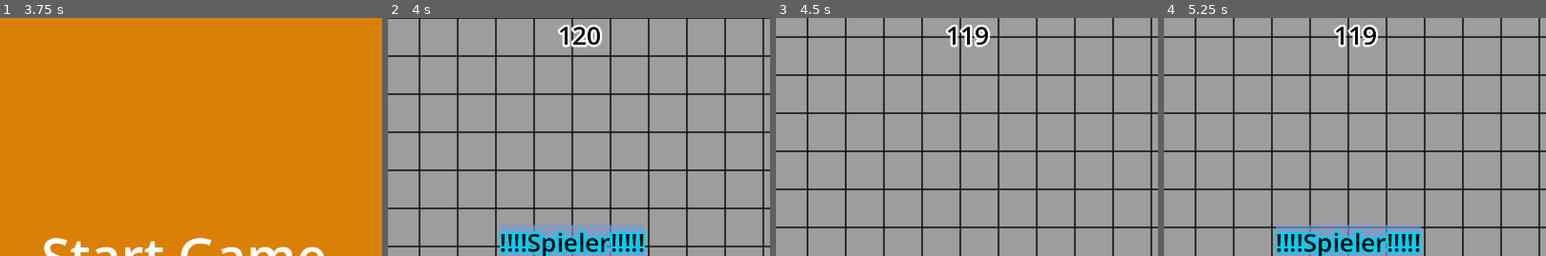
Above: before the commit, frames 1-4 (left to right).
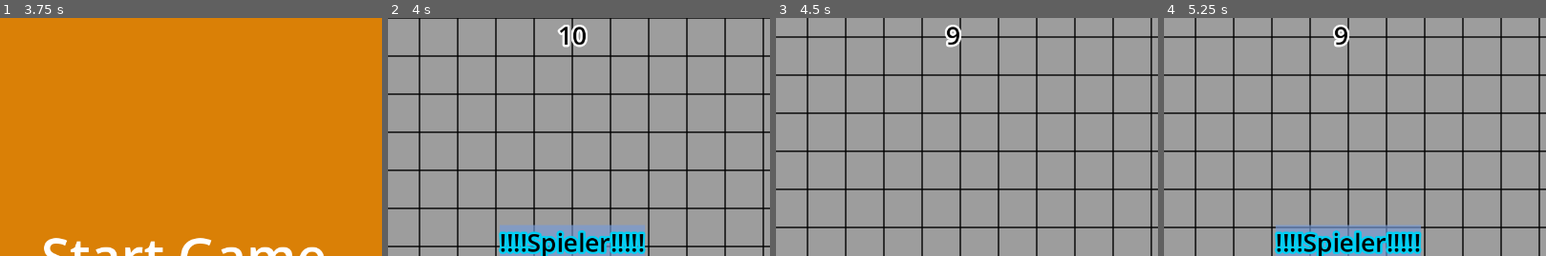
Above: after the commit, the same moments.

Repository: NIK-98/Paint_The_Ground
Game: Godot game, scene res://sceens/level.tscn
Same seed, same stepped clock (60 frames per second), same inputs: the game is played once before the commit and once after it. This scene is started directly instead of the project's main scene.
Inputs (mouse positions are % of the whole screen's width and height, from its top left):
- Up to frame 1 (3.75 s): click (50, 5) at 0.52 s; type "Alex" at 0.6 s; click "Start Game" at 1.25 s; click "Start Game" at 2 s; click "Bestätiegen" at 2.75 s; tap Enter at 3.5 s; move the mouse to (72, 45) at 3.52 s; hold D (right) from 3.53 s (still down); hold Tab (Info) from 3.53 s (still down); click (72, 45) at 3.67 s
- Up to frame 2 (4 s): keep holding D (right); keep holding Tab (Info)
- Up to frame 3 (4.5 s): tap Space at 4.25 s; move the mouse to (30, 55) at 4.27 s; release D (right) at 4.28 s; release Tab (Info) at 4.28 s; hold S (down) from 4.28 s (still down); tap Tab (Info) at 4.35 s
- Up to frame 4 (5.25 s): tap Enter at 5 s; move the mouse to (60, 28) at 5.02 s; release S (down) at 5.03 s; hold D (right) from 5.03 s (still down); hold Tab (Info) from 5.03 s (still down)
The pictures show only the part of the screen within x 26-76%, y 0-50%; the shares and areas given below are measured in that part.

Frame 1 is identical in both runs. In frame 2, 0.5% of the frame differs, in the area x 48-56%, y 2-13%; in frame 3, 0.8%, in the area x 44-56%, y 2-13%; in frame 4, 0.8%.

Commit message:
kleinerer bug mit fenster schließen behoben und ende funktion funktioniert bisher nur wen der server gewint

Diff:
--- a/sceens/level.tscn
+++ b/sceens/level.tscn
@@ -314,7 +314,7 @@
 text = "Warte auf Mitspieler..."
 
 [node name="Timer" type="Timer" parent="." groups=["timer"]]
-wait_time = 120.0
+wait_time = 10.0
 
 [node name="MultiplayerSynchronizer" type="MultiplayerSynchronizer" parent="."]
 replication_config = SubResource("SceneReplicationConfig_jatce")
--- a/scripts/level.gd
+++ b/scripts/level.gd
@@ -168,7 +168,7 @@
 	$Timer.stop()
 	$Timerbomb.stop()
 	Time_out = true
-	ende.rpc_id(multiplayer.get_unique_id())
+	ende()
 
 
 
@@ -184,7 +184,6 @@
 	starting_game.rpc()
 
 
-@rpc("call_local")
 func ende():
 	for i in get_node("Werten/PanelContainer/Wertung").get_children():
 		if i.text.to_int() > get_node("Players").get_node(str(multiplayer.get_unique_id())).score:
--- a/scripts/loby.gd
+++ b/scripts/loby.gd
@@ -70,6 +70,11 @@
 @rpc("any_peer","call_local")
 func update_player_wait():
 	count_players_wait += 1
+
+
+func _notification(what):
+	if what == NOTIFICATION_WM_CLOSE_REQUEST or what == NOTIFICATION_WM_GO_BACK_REQUEST:
+		exit()
 
 
 func exit():
